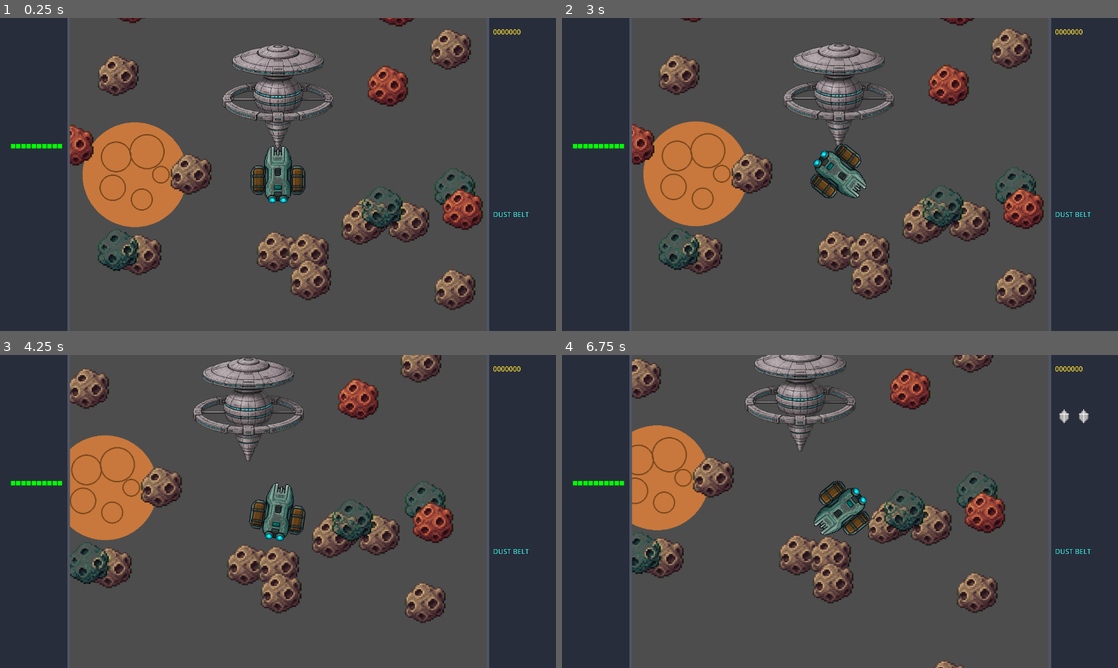
Above: before the commit, frames 1-4 (two rows, left to right).
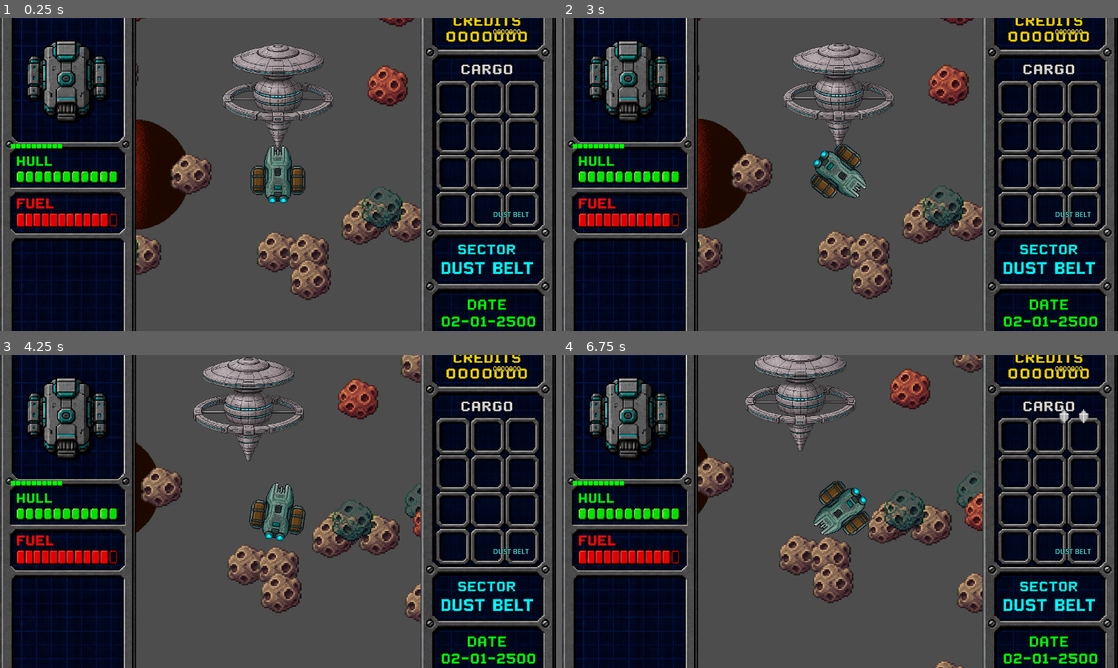
Above: after the commit, the same moments.

Repository: dannyowelch/spaceminer
Game: Godot game, scene res://main.tscn
Same seed, same stepped clock (60 frames per second), same inputs: the game is played once before the commit and once after it.
Inputs:
- Up to frame 1 (0.25 s): no input
- Up to frame 2 (3 s): tap Enter at 0.5 s; hold D (rotate_right) 0.53-1.28 s; tap E (dock) at 0.6, 2.1 s; hold A (rotate_left) 1.28-2.03 s; tap Space (fire) at 1.35, 2.85 s; hold D (rotate_right) 2.03-2.78 s; hold W (thrust) from 2.78 s (still down)
- Up to frame 3 (4.25 s): release W (thrust) at 3.53 s; hold A (rotate_left) from 3.53 s (still down); tap E (dock) at 3.6 s
- Up to frame 4 (6.75 s): tap Space (fire) at 4.35, 5.85 s; tap E (dock) at 5.1, 6.6 s; release A (rotate_left) at 5.78 s; hold D (rotate_right) 5.78-6.53 s; hold W (thrust) from 6.53 s (still down)

The runs differ from the first frame. In frame 1, 47% of the frame differs, in the area x 0-100%, y 0-100%; in frame 2, 47%; in frame 3, 46%; in frame 4, 45%.

Commit message:
Point all scenes to Sable's real sprites with nearest-neighbor filtering
- Update vga_hud.tscn to use sprites/hud_overlay.png instead of ui/hud_overlay.png
- Update main.tscn to use sprites/starfield.png instead of ui/starfield.png
- Update main.gd to load planet.png instead of planet_256.png
- Add texture_filter = 1 (nearest-neighbor) to all Sprite2D nodes in:
  - vga_hud.tscn (overlay)
  - main.tscn (starfield)
  - ship.tscn
  - pirate.tscn
  - starbase.tscn
  - asteroid.tscn
  - bullet.tscn
- Create .import files for hud_overlay.png, starfield.png, and planet.png
- HUD overlay remains as CanvasLayer on top (layer 100)
- Playfield still clips to transparent hole via SubViewportContainer

Co-authored-by: Danny Welch <dannyowelch@users.noreply.github.com>

Diff:
--- a/asteroid.tscn
+++ b/asteroid.tscn
@@ -7,4 +7,5 @@
 script = ExtResource("1_asteroid")
 
 [node name="Sprite2D" type="Sprite2D" parent="."]
+texture_filter = 1
 texture = ExtResource("2_texture")
--- a/bullet.tscn
+++ b/bullet.tscn
@@ -7,4 +7,5 @@
 script = ExtResource("1_bullet")
 
 [node name="Sprite2D" type="Sprite2D" parent="."]
+texture_filter = 1
 texture = ExtResource("2_texture")
--- a/main.gd
+++ b/main.gd
@@ -73,7 +73,8 @@
 		audio.play_music(dustbelt_music)
 
 	planet = Sprite2D.new()
-	planet.texture = load("res://sprites/planet_256.png")
+	planet.texture_filter = CanvasItem.TEXTURE_FILTER_NEAREST
+	planet.texture = load("res://sprites/planet.png")
 	planet.position = Vector2(150, 360)
 	planet.z_index = -5
 	playfield.add_child(planet)
--- a/main.tscn
+++ b/main.tscn
@@ -1,7 +1,7 @@
 [gd_scene load_steps=5 format=3 uid="uid://bvq8ixmxl1r5x"]
 
 [ext_resource type="Script" path="res://main.gd" id="1_1q2w3"]
-[ext_resource type="Texture2D" path="res://ui/starfield.png" id="2_starfield"]
+[ext_resource type="Texture2D" path="res://sprites/starfield.png" id="2_starfield"]
 [ext_resource type="PackedScene" path="res://vga_hud.tscn" id="3_hud"]
 [ext_resource type="PackedScene" path="res://audio_manager.tscn" id="4_audio"]
 
@@ -9,6 +9,7 @@
 script = ExtResource("1_1q2w3")
 
 [node name="Starfield" type="Sprite2D" parent="."]
+texture_filter = 1
 position = Vector2(640, 360)
 texture = ExtResource("2_starfield")
 
--- a/pirate.tscn
+++ b/pirate.tscn
@@ -7,4 +7,5 @@
 script = ExtResource("1_pirate")
 
 [node name="Sprite2D" type="Sprite2D" parent="."]
+texture_filter = 1
 texture = ExtResource("2_texture")
--- a/ship.tscn
+++ b/ship.tscn
@@ -7,6 +7,7 @@
 script = ExtResource("1_ship")
 
 [node name="Sprite2D" type="Sprite2D" parent="."]
+texture_filter = 1
 texture = ExtResource("2_texture")
 
 [node name="MiningBeam" type="Line2D" parent="."]
--- a/starbase.tscn
+++ b/starbase.tscn
@@ -7,4 +7,5 @@
 script = ExtResource("1_starbase")
 
 [node name="Sprite2D" type="Sprite2D" parent="."]
+texture_filter = 1
 texture = ExtResource("2_texture")
--- a/vga_hud.tscn
+++ b/vga_hud.tscn
@@ -1,7 +1,7 @@
 [gd_scene load_steps=3 format=3]
 
 [ext_resource type="Script" path="res://vga_hud.gd" id="1"]
-[ext_resource type="Texture2D" path="res://ui/hud_overlay.png" id="2"]
+[ext_resource type="Texture2D" path="res://sprites/hud_overlay.png" id="2"]
 
 [sub_resource type="LabelSettings" id="1"]
 font_color = Color(1, 0.9, 0.3, 1)
@@ -18,6 +18,7 @@
 script = ExtResource("1")
 
 [node name="Overlay" type="Sprite2D" parent="."]
+texture_filter = 1
 z_index = 100
 position = Vector2(640, 360)
 texture = ExtResource("2")
Not shown, added: sprites/hud_overlay.png.import
Not shown, added: sprites/planet.png.import
Not shown, added: sprites/starfield.png.import
